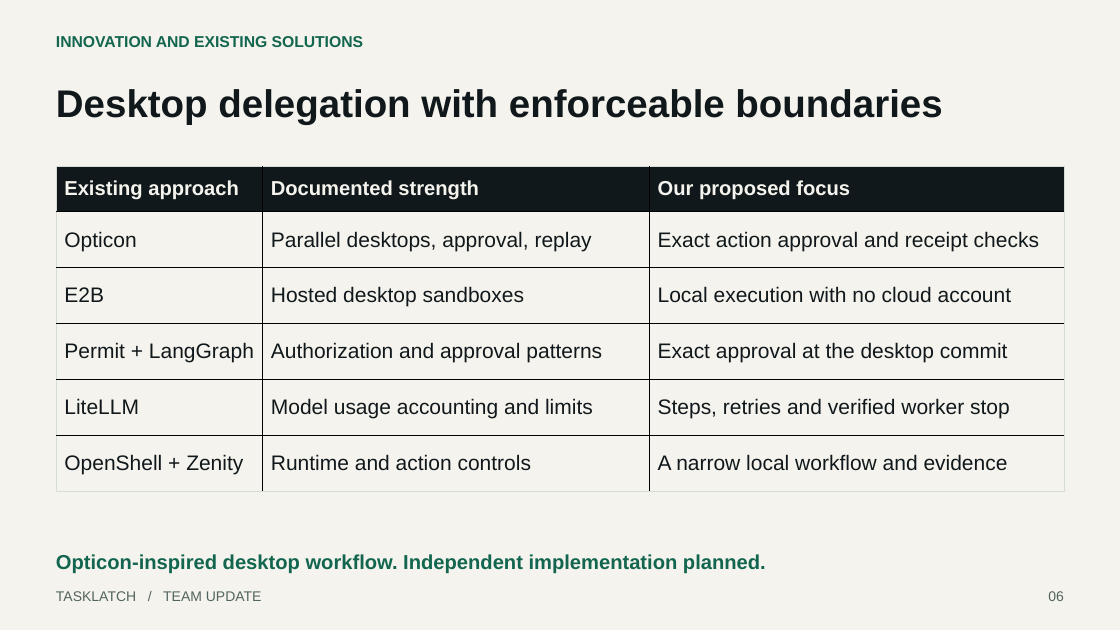
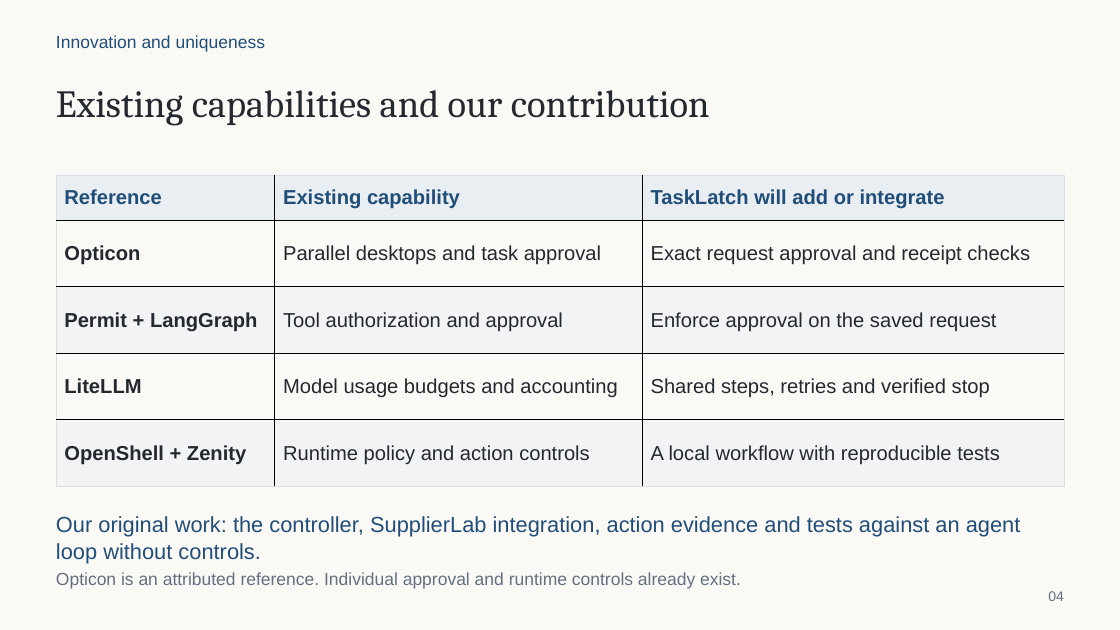
Before and after one commit to sgoel2be24-cyber/tasklatch-codequest-plan, a slide deck: slide 4 of presentation/output/TaskLatch-CodeQuest-2026.pptx (slide 6 before the commit). Drawn at 1120x630 pixels with LibreOffice and Linux fonts; fonts in the diff are those of the drawing. Boxes give left, top, right and bottom in pixels: in the first picture for what was removed or moved away, otherwise in the second. Text is boxed around its words. In the diff, an @@ line names an element or a change of style, - is before the commit and + after.

```diff
--- a/presentation/output/TaskLatch-CodeQuest-2026.pptx
+++ b/presentation/output/TaskLatch-CodeQuest-2026.pptx
@@ background #F5F3ED to #FAF9F6 @@
@@ text at (56, 35, 265, 52): text changed; size 13.5 to 15 pt; text colour #12664F to #214E78; bold off @@
-INNOVATION AND EXISTING SOLUTIONS
+Innovation and uniqueness
@@ text at (56, 90, 710, 126): text changed; font Arial to Cambria; text colour #10181B to #24292F; bold off @@
-Desktop delegation with enforceable boundaries
+Existing capabilities and our contribution
@@ table at (56, 175, 1065, 486) @@
-row 1: Existing approach | Documented strength | Our proposed focus
-row 2: Opticon | Parallel desktops, approval, replay | Exact action approval and receipt checks
-row 3: E2B | Hosted desktop sandboxes | Local execution with no cloud account
-row 4: Permit + LangGraph | Authorization and approval patterns | Exact approval at the desktop commit
-row 5: LiteLLM | Model usage accounting and limits | Steps, retries and verified worker stop
-row 6: OpenShell + Zenity | Runtime and action controls | A narrow local workflow and evidence
+row 1: Reference | Existing capability | TaskLatch will add or integrate
+row 2: Opticon | Parallel desktops and task approval | Exact request approval and receipt checks
+row 3: Permit + LangGraph | Tool authorization and approval | Enforce approval on the saved request
+row 4: LiteLLM | Model usage budgets and accounting | Shared steps, retries and verified stop
+row 5: OpenShell + Zenity | Runtime policy and action controls | A local workflow with reproducible tests
@@ table: place and size @@
-table at (56, 166, 1065, 492)
+table at (56, 175, 1065, 486)
@@ text added at (56, 516, 1021, 563), 18.8 pt, text #214E78 @@
+Our original work: the controller, SupplierLab integration, action evidence and tests against an agent loop without controls.
@@ text removed at (56, 554, 766, 574) @@
-Opticon-inspired desktop workflow. Independent implementation planned.
@@ text removed at (56, 591, 262, 601) @@
-TASKLATCH / TEAM UPDATE
@@ text added at (56, 572, 741, 589), 15 pt, text #637080 @@
+Opticon is an attributed reference. Individual approval and runtime controls already exist.
@@ text at (1048, 591, 1064, 601): text changed; text colour #52645E to #637080 @@
-06
+04
```
Also in this commit, not shown: 2 other slides changed, 7 slides added, 7 slides removed, 9 other files.
